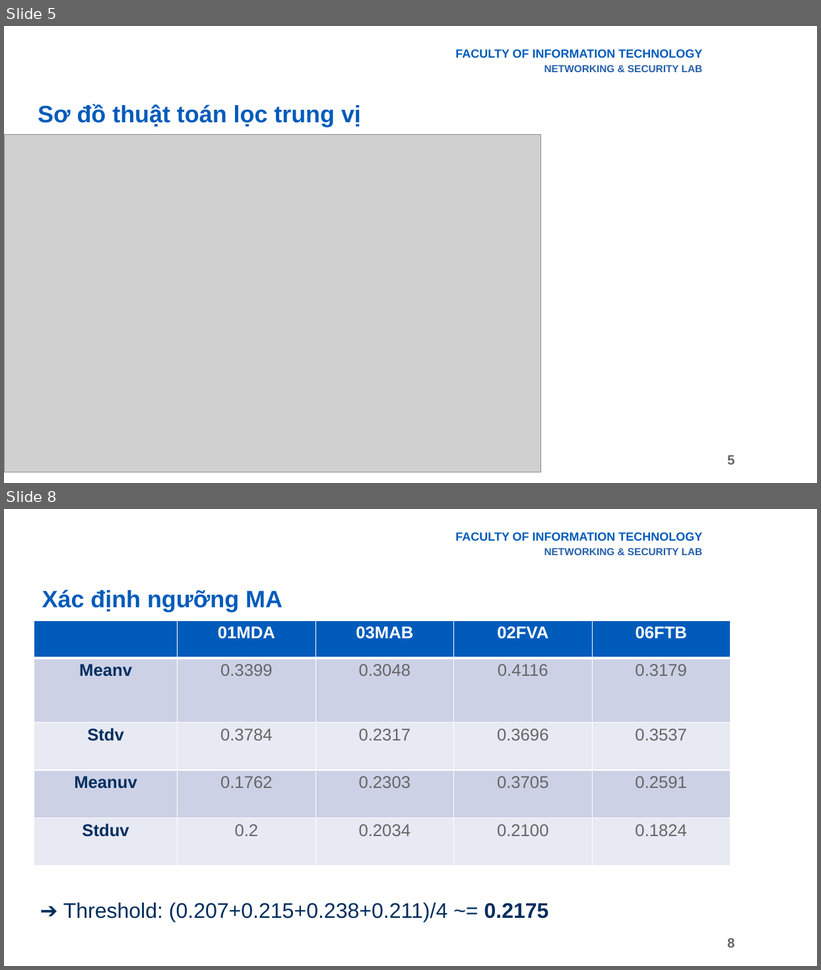
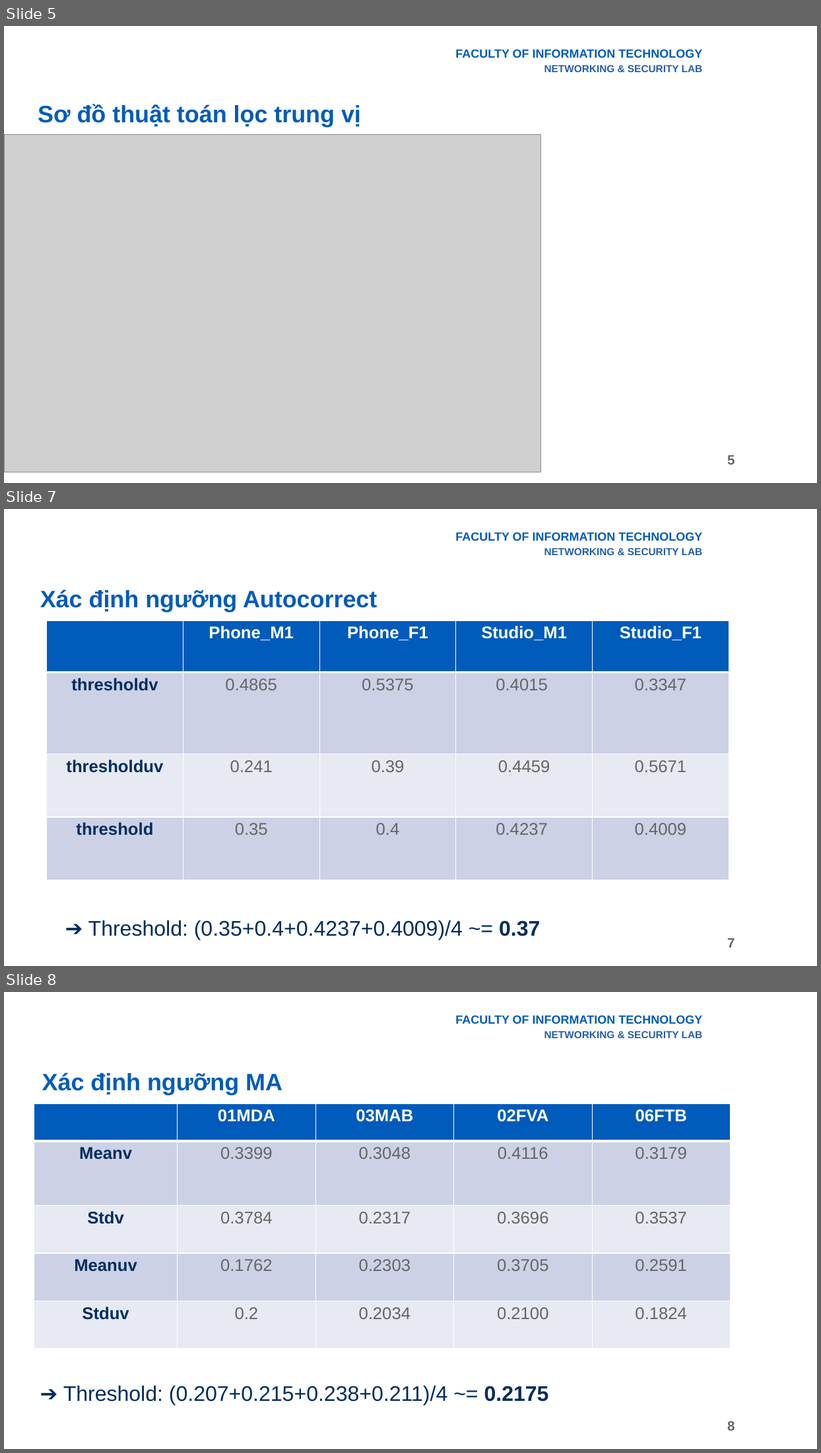
Before and after one commit to giabao2807/digital-signal-processing, a slide deck: endcourse/Final.pptx. Shown one above the other, each under a label of ours: slides 5 and 8 before the commit, slides 5, 7 and 8 after it; the slides between them are not shown. The pictures are 821x970 and 821x1453 pixels, drawn with LibreOffice and Linux fonts; fonts in the diff are those of the drawing; grey boxes stand for pictures; background and template pictures are left out. Boxes give left, top, right and bottom in pixels: in the first picture for what was removed or moved away, otherwise in the second. Text is boxed around its words. In the diff, an @@ line names an element or a change of style, - is before the commit and + after.

```diff
--- a/endcourse/Final.pptx
+++ b/endcourse/Final.pptx
@@ slide 7 added at (x1=4, y1=509, x2=817, y2=966), background picture (left out); not listed: 2 template elements that a slide beside it also shows @@
@@ title added at (x1=40, y1=590, x2=377, y2=612), 28 pt, text #005BBB, bold @@
+Xác định ngưỡng Autocorrect
@@ table added at (x1=47, y1=621, x2=730, y2=890), 4 rows, 5 columns @@
+ | Phone_M1 | Phone_F1 | Studio_M1 | Studio_F1
+thresholdv | 0.4865 | 0.5375 | 0.4015 | 0.3347
+thresholduv | 0.241 | 0.39 | 0.4459 | 0.5671
+threshold | 0.35 | 0.4 | 0.4237 | 0.4009
@@ text added at (x1=88, y1=920, x2=540, y2=941), 25 pt, text #002D5E @@
+➔ Threshold: (0.35+0.4+0.4237+0.4009)/4 ~= 0.37
```
Also in this commit, not shown: 7 slides changed, 1 other slide added, 2 other files.
